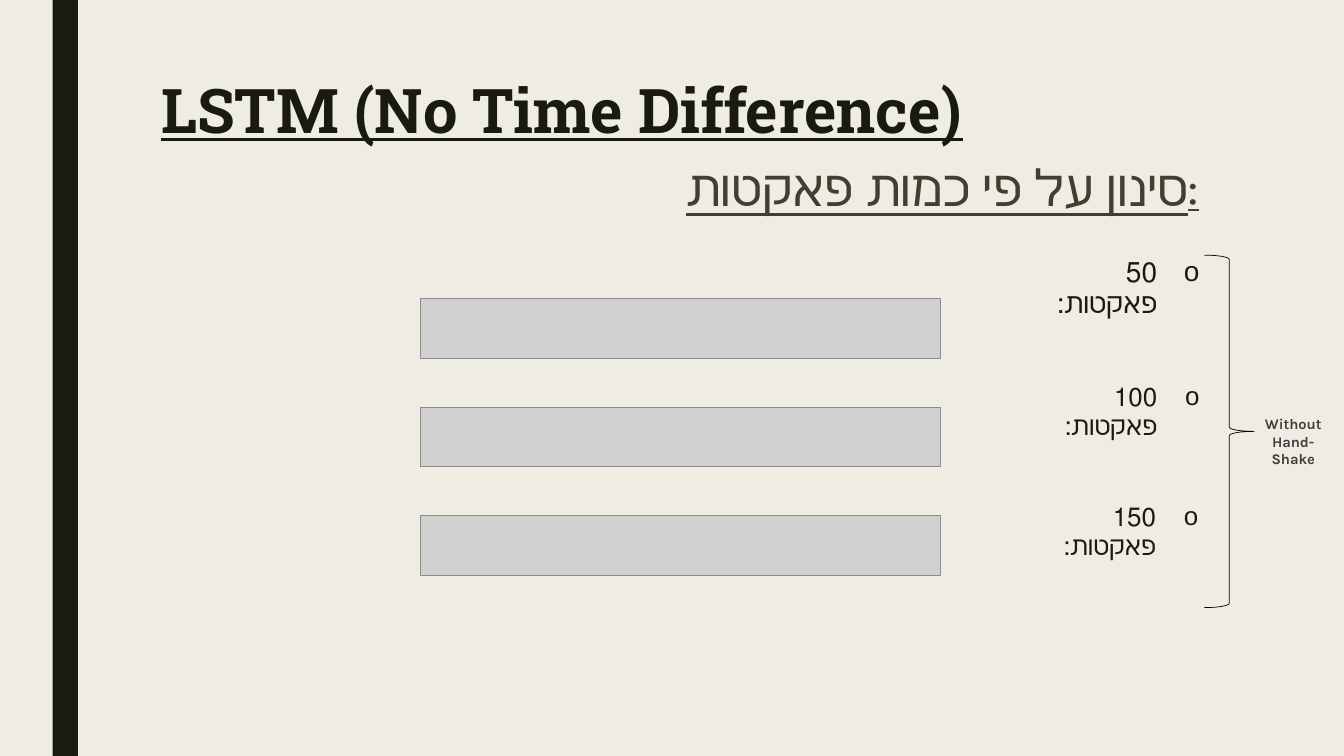
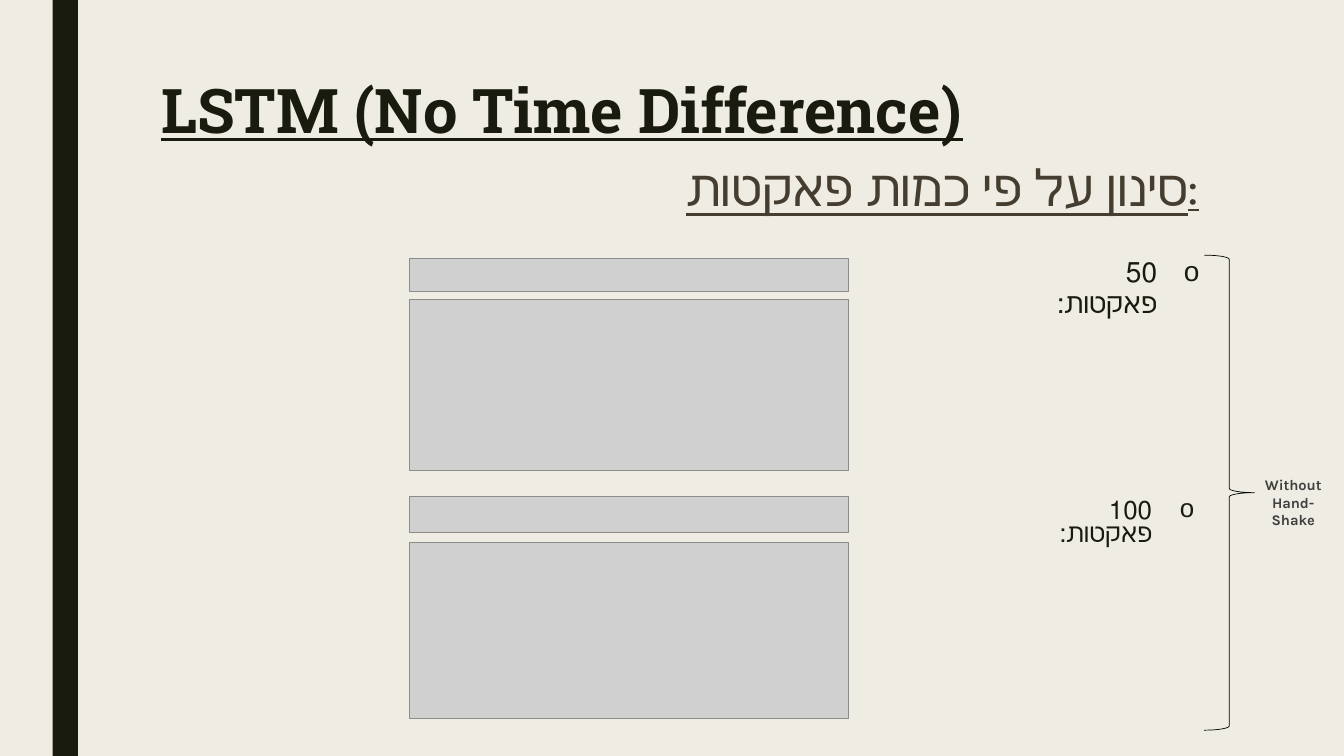
Before and after one commit to ShalevBenDavid/Traffic-Classification-Research, a slide deck: slide 27 of Research/Research Progress.pptx. Drawn at 1344x756 pixels with LibreOffice and Linux fonts; fonts in the diff are those of the drawing; grey boxes stand for pictures. Boxes give left, top, right and bottom in pixels: in the first picture for what was removed or moved away, otherwise in the second. Text is boxed around its words. In the diff, an @@ line names an element or a change of style, - is before the commit and + after.

Commit message:
Commit #4 - Updating Result Without Time Difference

```diff
--- a/Research/Research Progress.pptx
+++ b/Research/Research Progress.pptx
@@ picture added at box(409, 259, 849, 291) @@
@@ right brace: place and size @@
-right brace at box(1205, 255, 1255, 608)
+right brace at box(1205, 255, 1255, 730)
@@ picture added at box(409, 299, 849, 471) @@
@@ picture removed at box(420, 299, 941, 359) @@
@@ picture removed at box(420, 407, 941, 467) @@
@@ text "Without": place and size @@
-text "Without" at box(1265, 418, 1322, 464)
+text "Without" at box(1265, 479, 1322, 525)
@@ picture added at box(409, 496, 849, 532) @@
@@ text "100 פאקטות:": place and size @@
-text "100 פאקטות:" at box(1065, 387, 1157, 441)
+text "100 פאקטות:" at box(1060, 500, 1152, 548)
@@ text "100 פאקטות:" at box(1060, 500, 1152, 548): line spacing 0.94 to 0.74 @@
@@ text removed at box(1064, 507, 1156, 561) @@
-o 150 פאקטות:
@@ picture removed at box(420, 515, 941, 575) @@
@@ picture added at box(409, 542, 849, 719) @@
```
Also in this commit, not shown: 5 other slides changed, 1 other file.
